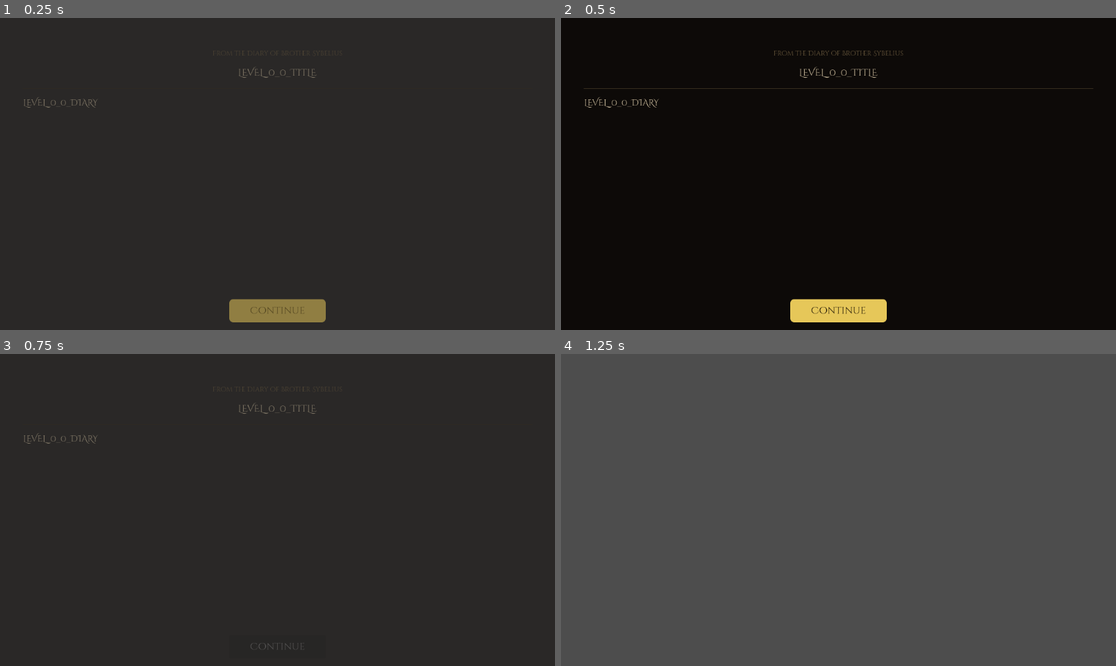
Above: before the commit, frames 1-4 (two rows, left to right).
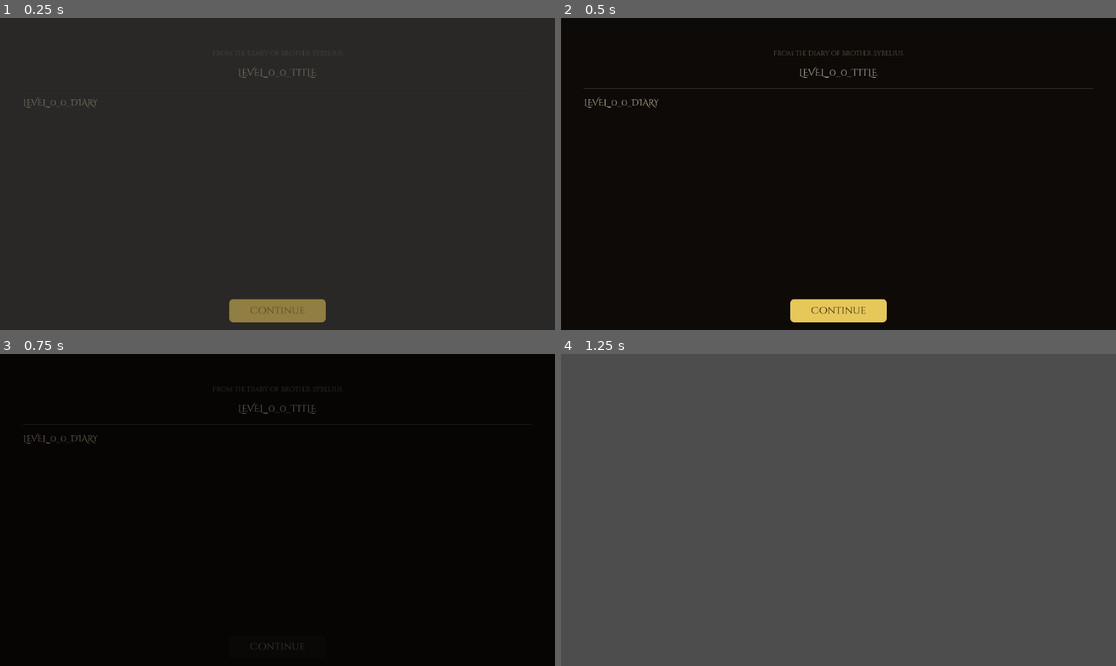
Above: after the commit, the same moments.

Repository: teologoeretico1975/LeTavoleDiAshan
Game: Godot game, scene res://scenes/DiaryScreen.tscn
The game is run twice, just before and just after one commit, with the same random seed, the same clock (stepped at 60 frames per second) and the same inputs. This scene is started directly instead of the project's main scene.
Inputs:
- Up to frame 1 (0.25 s): no input
- Up to frame 2 (0.5 s): no input
- Up to frame 3 (0.75 s): click "Continue" at 0.5 s
- Up to frame 4 (1.25 s): no input

Frames 1-2 are identical in both runs. In frame 3, 100% of the frame differs, in the area x 0-100%, y 0-100%; in frame 4, nothing differs.

Commit message:
Fix DiaryScreen exit: fade to black instead of transparent to avoid GameBoard flash

Diff:
--- a/scenes/DiaryScreen.gd
+++ b/scenes/DiaryScreen.gd
@@ -201,8 +201,16 @@
 	_navigating = true
 	_btn_continue.disabled = true
 
+	# Fade verso il nero anziché verso il trasparente: evita di rivelare
+	# la GameBoard sottostante (con overlay stelle) durante la transizione.
+	var black := ColorRect.new()
+	black.color        = Color(0.0, 0.0, 0.0, 0.0)
+	black.mouse_filter = Control.MOUSE_FILTER_IGNORE
+	black.set_anchors_preset(Control.PRESET_FULL_RECT)
+	_root_control.add_child(black)
+
 	var tween := create_tween()
-	tween.tween_property(_root_control, "modulate:a", 0.0, 0.4)
+	tween.tween_property(black, "color:a", 1.0, 0.4)
 	await tween.finished
 
 	queue_free()
